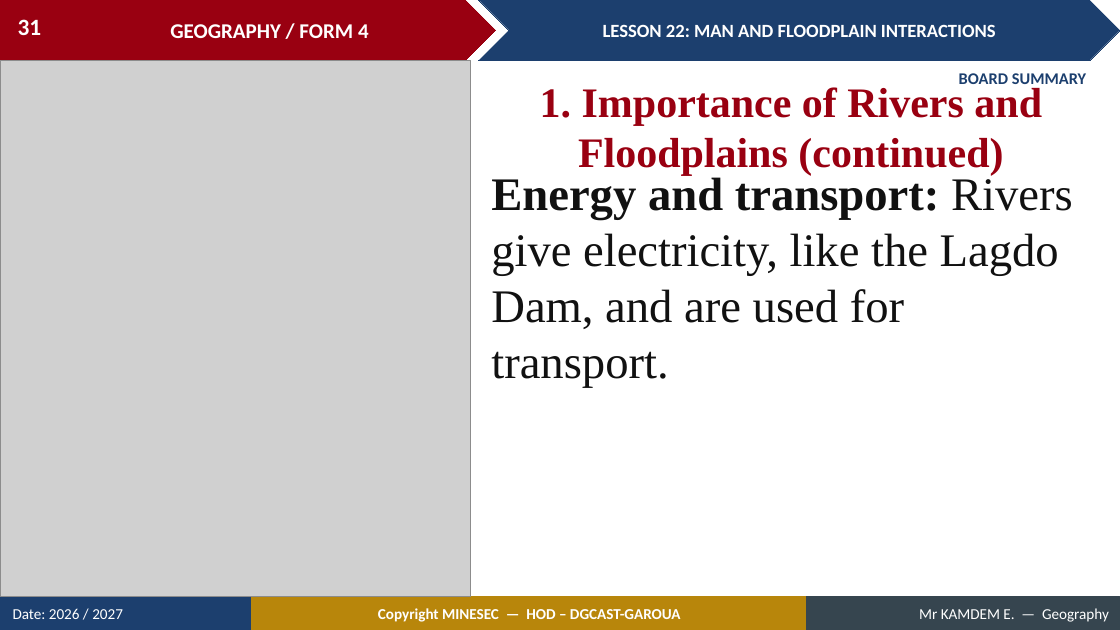
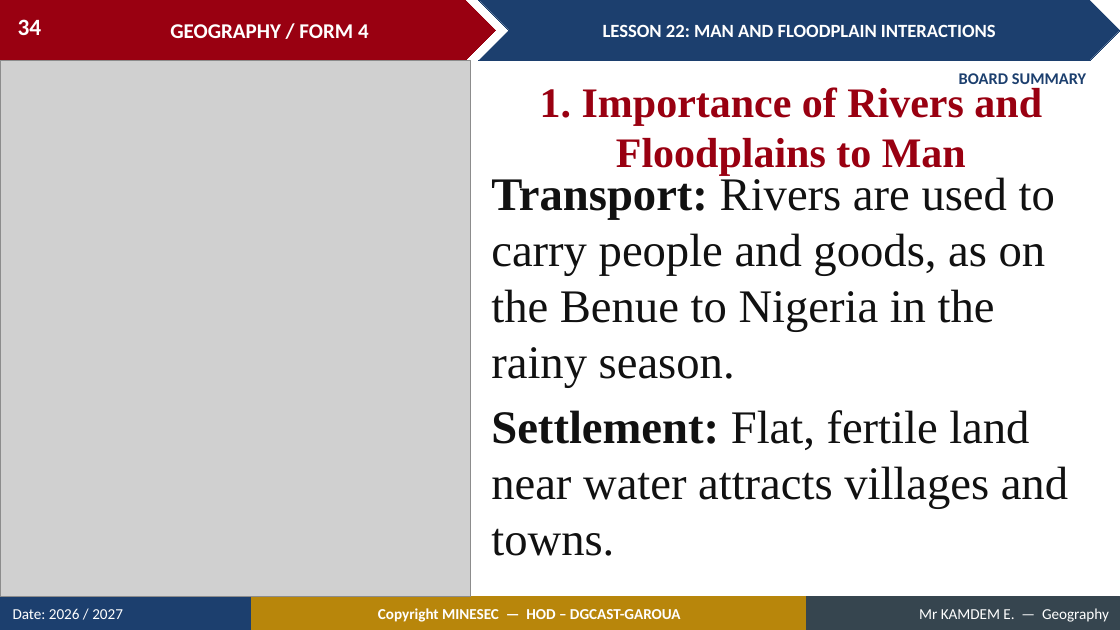
Before and after one commit to Berthautk/linea-github, a slide deck: slide 34 of lecons/F3/26_FORM4_LESSON22_Man_and_Floodplain_Interactions.pptx (slide 31 before the commit). Drawn at 1120x630 pixels with LibreOffice and Linux fonts; fonts in the diff are those of the drawing; grey boxes stand for pictures. Boxes give left, top, right and bottom in pixels: in the first picture for what was removed or moved away, otherwise in the second. Text is boxed around its words. In the diff, an @@ line names an element or a change of style, - is before the commit and + after.

```diff
--- a/lecons/F3/26_FORM4_LESSON22_Man_and_Floodplain_Interactions.pptx
+++ b/lecons/F3/26_FORM4_LESSON22_Man_and_Floodplain_Interactions.pptx
@@ page number at (18, 19, 42, 35): text changed @@
-31
+34
@@ text at (540, 87, 1042, 176): text changed @@
-1. Importance of Rivers and Floodplains (continued)
+1. Importance of Rivers and Floodplains to Man
@@ text at (491, 174, 1068, 556): text changed @@
-Energy and transport: Rivers give electricity, like the Lagdo Dam, and are used for transport.
+Transport: Rivers are used to carry people and goods, as on the Benue to Nigeria in the rainy season.
+Settlement: Flat, fertile land near water attracts villages and towns.
```
Also in this commit, not shown: 21 other slides changed, 6 slides added, 1 slide removed, 11 other files.
